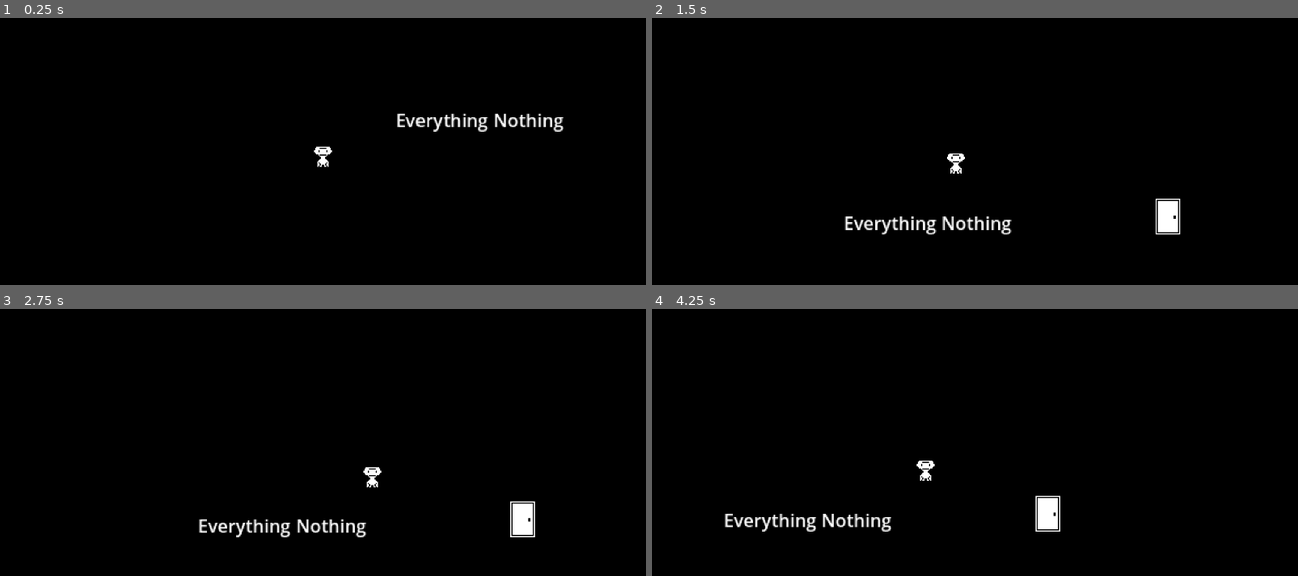
Above: before the commit, frames 1-4 (two rows, left to right).
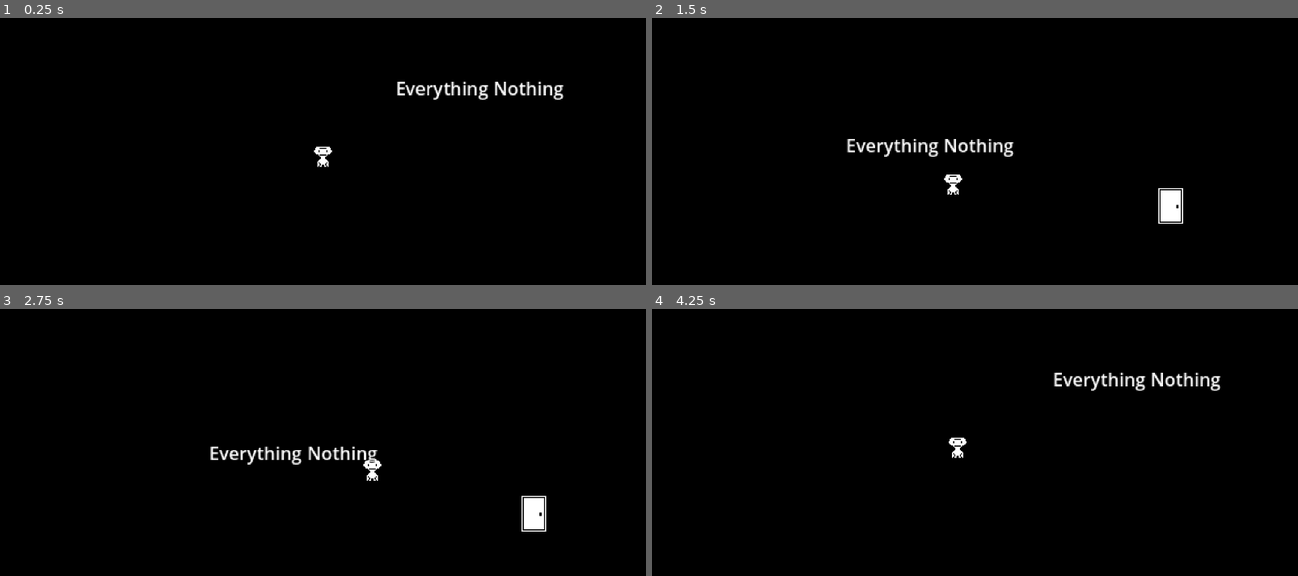
Above: after the commit, the same moments.

Repository: SoulsTogetherX/GameJam-1-bit-jam-n2-
Game: Godot game, scene res://rooms/puzzel_rooms/1/room_1.tscn
The game is run twice, just before and just after one commit, with the same random seed, the same clock (stepped at 60 frames per second) and the same inputs.
Inputs (mouse positions are in pixels of both pictures, inside the frame that each line leads up to):
- Up to frame 1 (0.25 s): no input
- Up to frame 2 (1.5 s): move the mouse to (1071, 87) at 0.52 s; hold D (right) 0.53-1.28 s; hold W (interact) 0.53-1.28 s; click (1071, 87) at 0.67 s; move the mouse to (929, 159) at 1.27 s; hold A (left) from 1.28 s (still down); tap W (interact) at 1.35 s; click (929, 159) at 1.42 s
- Up to frame 3 (2.75 s): move the mouse to (432, 437) at 2.02 s; release A (left) at 2.03 s; hold D (right) from 2.03 s (still down); hold W (interact) from 2.03 s (still down); click (432, 437) at 2.17 s
- Up to frame 4 (4.25 s): move the mouse to (987, 458) at 2.77 s; release W (interact) at 2.78 s; tap W (interact) at 2.85 s; click (987, 458) at 2.92 s; move the mouse to (1168, 511) at 3.52 s; release D (right) at 3.53 s; hold A (left) from 3.53 s (still down); hold W (interact) from 3.53 s (still down); click (1168, 511) at 3.67 s; tap R (restart, bound only after the commit) at 4.15 s

The runs differ from the first frame. In frame 1, 1.5% of the frame differs, in the area x 61-88%, y 23-43%; in frame 2, 2.2%; in frame 3, 2.3%, in the area x 30-85%, y 51-86%; in frame 4, 2.3%.

Commit message:
click particle

Diff:
--- /dev/null
+++ b/assets/particles/click_text_particle.tscn
@@ -0,0 +1,28 @@
+[gd_scene load_steps=3 format=3 uid="uid://co3wmgi881jvs"]
+
+[ext_resource type="Script" path="res://assets/particles/particle.gd" id="1_sqf5t"]
+
+[sub_resource type="Gradient" id="Gradient_3i4sd"]
+offsets = PackedFloat32Array(0, 0.00662252, 0.622517, 1)
+colors = PackedColorArray(0, 0, 0, 1, 0.92053, 0.92053, 0.92053, 1, 0.980392, 0.980392, 0.980392, 1, 1, 1, 1, 0.239216)
+
+[node name="click_text_particle" type="CPUParticles2D"]
+emitting = false
+amount = 1
+lifetime = 0.6
+one_shot = true
+explosiveness = 1.0
+direction = Vector2(0, 1)
+spread = 180.0
+gravity = Vector2(0, 1200)
+initial_velocity_min = 1.0
+initial_velocity_max = 50.0
+angular_velocity_min = -400.0
+angular_velocity_max = 400.0
+linear_accel_min = -3.0
+linear_accel_max = -1.0
+angle_max = 360.0
+scale_amount_min = 0.25
+scale_amount_max = 0.8
+color_ramp = SubResource("Gradient_3i4sd")
+script = ExtResource("1_sqf5t")
--- /dev/null
+++ b/assets/particles/particle.gd
@@ -0,0 +1,13 @@
+class_name BurstCPUParticles2D extends CPUParticles2D
+
+var timer : Timer;
+
+func _ready() -> void:
+	timer = Timer.new();
+	add_child(timer);
+	timer.one_shot = true;
+	timer.wait_time = lifetime;
+	timer.start();
+	timer.connect("timeout", queue_free);
+
+	emitting = true;
--- a/project.godot
+++ b/project.godot
@@ -42,6 +42,11 @@
 "events": [Object(InputEventKey,"resource_local_to_scene":false,"resource_name":"","device":-1,"window_id":0,"alt_pressed":false,"shift_pressed":false,"ctrl_pressed":false,"meta_pressed":false,"pressed":false,"keycode":0,"physical_keycode":68,"key_label":0,"unicode":100,"echo":false,"script":null)
 ]
 }
+restart={
+"deadzone": 0.5,
+"events": [Object(InputEventKey,"resource_local_to_scene":false,"resource_name":"","device":-1,"window_id":0,"alt_pressed":false,"shift_pressed":false,"ctrl_pressed":false,"meta_pressed":false,"pressed":false,"keycode":0,"physical_keycode":82,"key_label":0,"unicode":114,"echo":false,"script":null)
+]
+}
 
 [layer_names]
 
--- a/rooms/room.gd
+++ b/rooms/room.gd
@@ -1 +1,5 @@
 class_name Room extends Node2D
+
+func _input(event: InputEvent) -> void:
+	if event.is_action_pressed("restart"):
+		get_tree().reload_current_scene();
--- a/src/breakable_word/objects/segment.tscn
+++ b/src/breakable_word/objects/segment.tscn
@@ -3,6 +3,7 @@
 [ext_resource type="Script" path="res://src/breakable_word/scripts/segment.gd" id="1_0at7n"]
 
 [node name="segment" type="RigidBody2D"]
+process_mode = 4
 script = ExtResource("1_0at7n")
 text = "Everything"
 
--- a/src/breakable_word/scripts/word_placer.gd
+++ b/src/breakable_word/scripts/word_placer.gd
@@ -64,5 +64,17 @@
 	if event is InputEventMouseButton && event.button_index == MOUSE_BUTTON_LEFT && event.is_pressed():
 		self.on_click();
 
+static var click_particle = preload("res://assets/particles/click_text_particle.tscn");
 func on_click():
-	print("hello?")
+	var particle = click_particle.instantiate();
+	add_sibling(particle);
+	particle.position = get_local_mouse_position() + position;
+
+	var tw = create_tween();
+	tw.tween_property(self, "rotation_degrees",  5, 0.05);
+	tw.tween_property(self, "rotation_degrees", -5, 0.05);
+	tw.tween_property(self, "rotation_degrees",  0, 0.05);
+	tw.play();
+
+	await tw.finished;
+	tw.kill();
